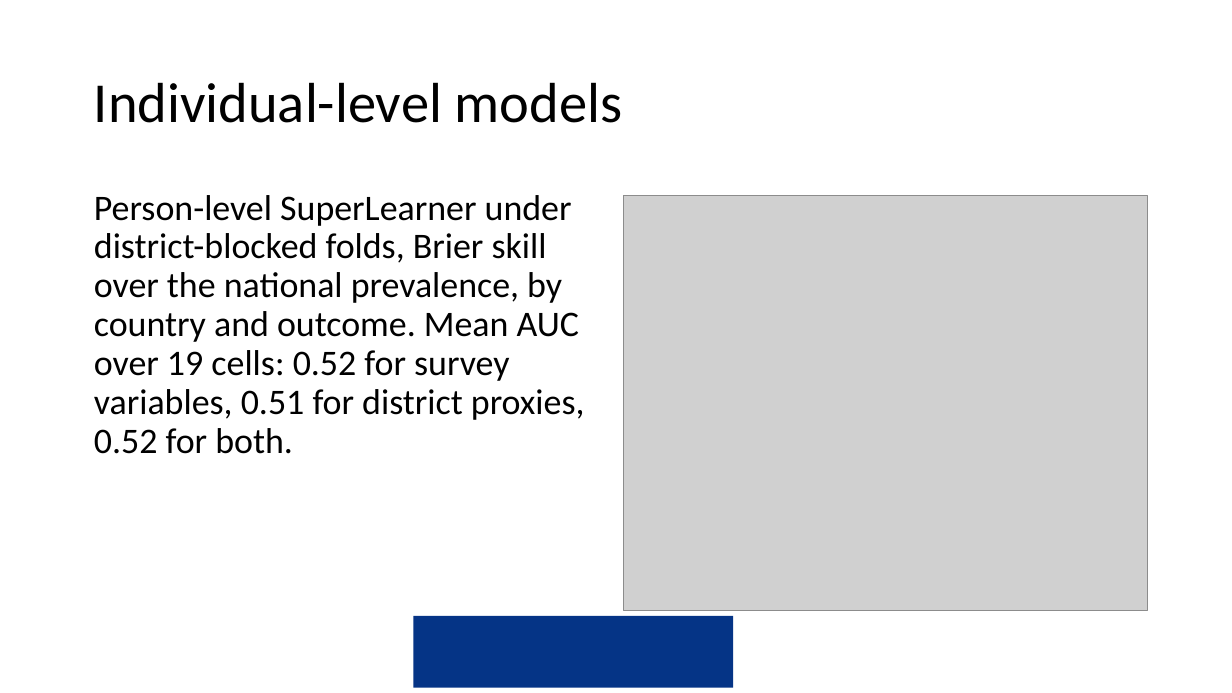
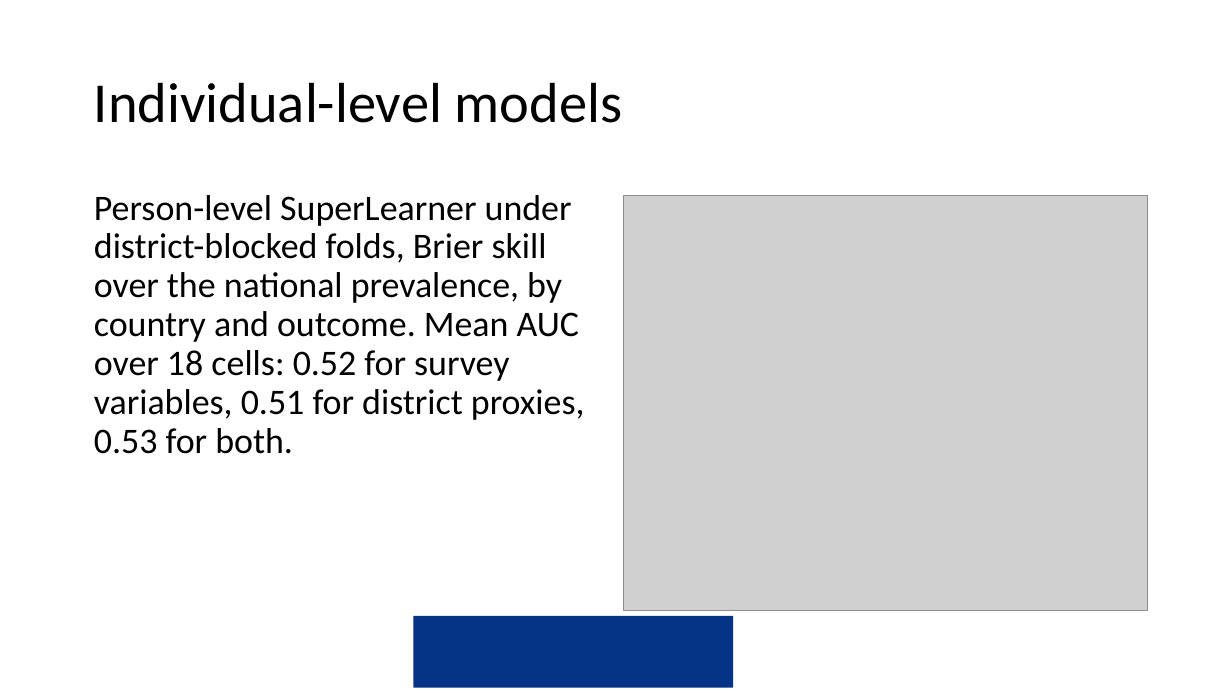
Before and after one commit to amertens/mn-prediction, a slide deck: slide 39 of docs/slides/MN-proxy-Ghana-presentation-2026-09.pptx. Drawn at 1232x693 pixels with LibreOffice and Linux fonts; fonts in the diff are those of the drawing; grey boxes stand for pictures; background and template pictures are left out. Boxes give left, top, right and bottom in pixels: in the first picture for what was removed or moved away, otherwise in the second. Text is boxed around its words. In the diff, an @@ line names an element or a change of style, - is before the commit and + after.

```diff
--- a/docs/slides/MN-proxy-Ghana-presentation-2026-09.pptx
+++ b/docs/slides/MN-proxy-Ghana-presentation-2026-09.pptx
@@ text at (94,195,585,454): text changed @@
-Person-level SuperLearner under district-blocked folds, Brier skill over the national prevalence, by country and outcome. Mean AUC over 19 cells: 0.52 for survey variables, 0.51 for district proxies, 0.52 for both.
+Person-level SuperLearner under district-blocked folds, Brier skill over the national prevalence, by country and outcome. Mean AUC over 18 cells: 0.52 for survey variables, 0.51 for district proxies, 0.53 for both.
```
Also in this commit, not shown: 21 other slides changed, 19 other files.
